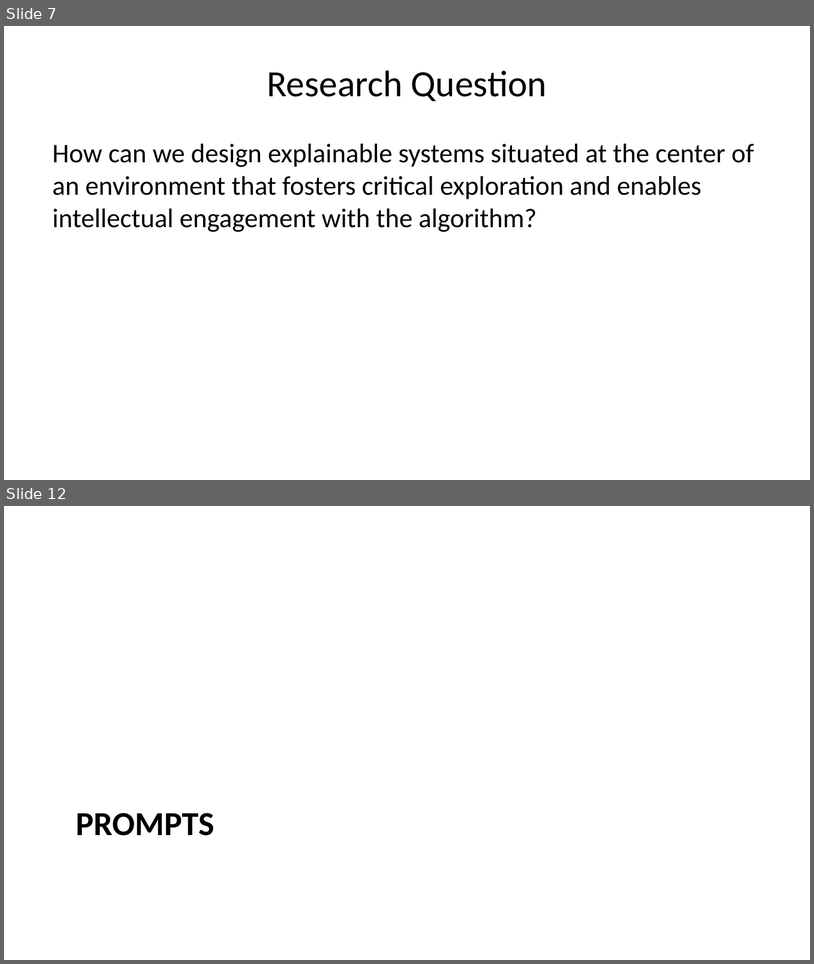
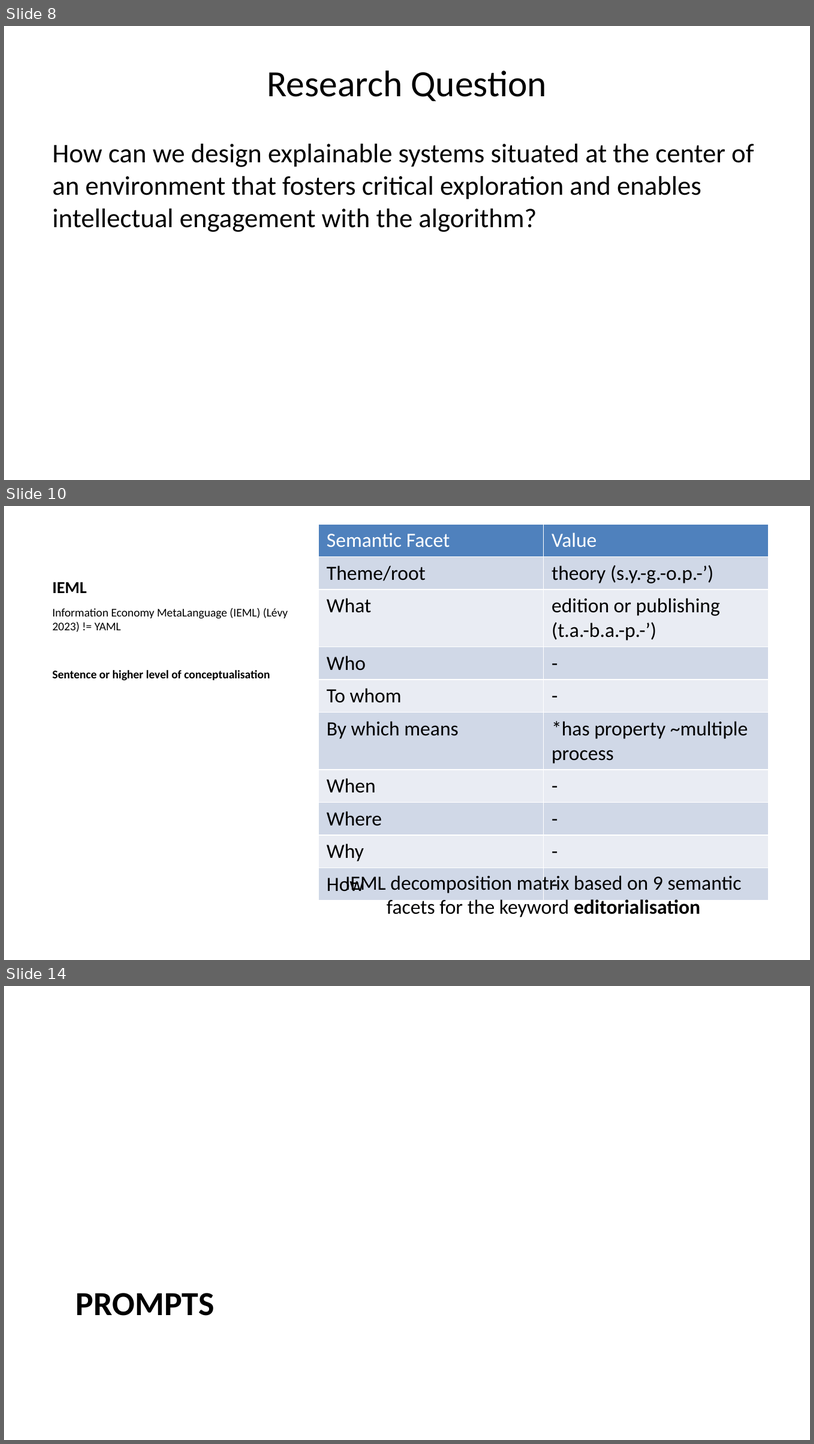
Before and after one commit to alexiaschn/blog, a slide deck: docs/slides/26-07-30_DH26_IEML-RS.pptx. Shown one above the other, each under a label of ours: slides 7 and 12 before the commit, slides 8, 10 and 14 after it; the slides between them are not shown. The pictures are 814x964 and 814x1444 pixels, drawn with LibreOffice and Linux fonts; fonts in the diff are those of the drawing. Boxes give left, top, right and bottom in pixels: in the first picture for what was removed or moved away, otherwise in the second. Text is boxed around its words. In the diff, an @@ line names an element or a change of style, - is before the commit and + after.

```diff
--- a/docs/slides/26-07-30_DH26_IEML-RS.pptx
+++ b/docs/slides/26-07-30_DH26_IEML-RS.pptx
@@ slide 10 added at (4,506,810,960), background #FFFFFF @@
@@ table added at (318,524,768,894), 10 rows, 2 columns @@
+Semantic Facet | Value
+Theme/root | theory (s.y.-g.-o.p.-’)
+What | edition or publishing (t.a.-b.a.-p.-’)
+Who | -
+To whom | -
+By which means | *has property ~multiple process
+When | -
+Where | -
+Why | -
+How | -
@@ title added at (53,582,87,593), 15 pt, text #000000, bold @@
+IEML
@@ text added at (53,608,288,681), 10.5 pt, text #000000 @@
+Information Economy MetaLanguage (IEML) (Lévy 2023) != YAML
+Sentence or higher level of conceptualisation
@@ text added at (345,873,742,917), 18 pt, text #000000 @@
+IEML decomposition matrix based on 9 semantic facets for the keyword editorialisation
@@ what was slide 7 is now slide 8 @@
@@ what was slide 12 is now slide 14 @@
```
Also in this commit, not shown: 13 slides changed, 2 other slides added, 1 slide removed, 22 other files.
